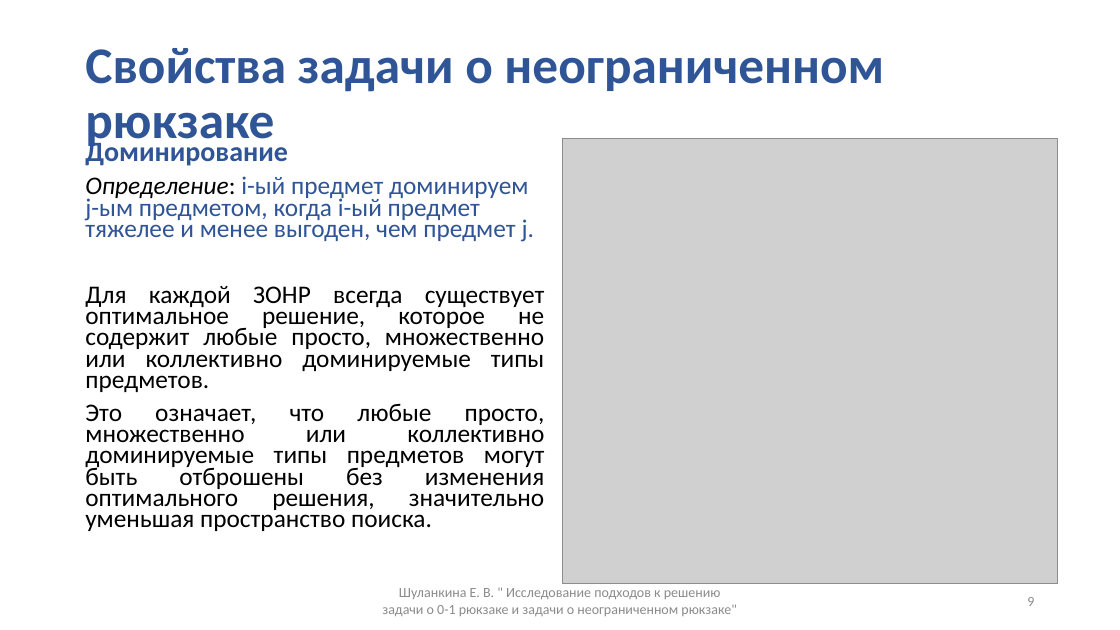
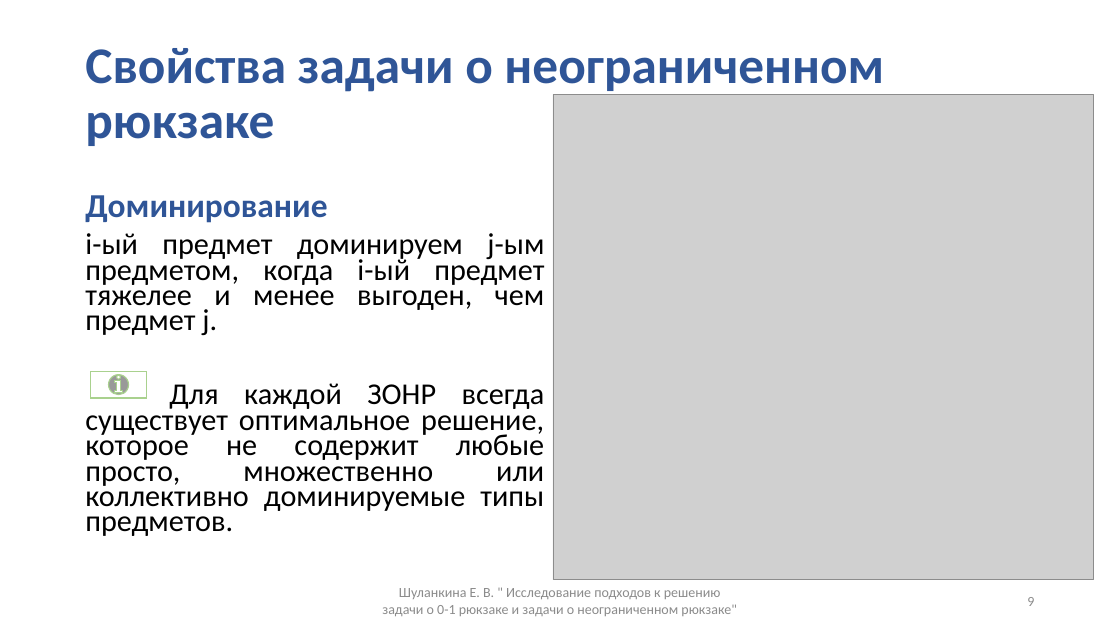
Before and after one commit to ElizJogar/Knapsack-Problems, a slide deck: slide 9 of docs/master_diploma.pptx. Drawn at 1120x630 pixels with LibreOffice and Linux fonts; fonts in the diff are those of the drawing; grey boxes stand for pictures. Boxes give left, top, right and bottom in pixels: in the first picture for what was removed or moved away, otherwise in the second. Text is boxed around its words. In the diff, an @@ line names an element or a change of style, - is before the commit and + after.

```diff
--- a/docs/master_diploma.pptx
+++ b/docs/master_diploma.pptx
@@ title "Свойства задачи о неограниченном рюкзаке" rewrapped from (85,48,884,151) to (85,48,884,146) @@
@@ picture: place and size @@
-picture at (563,139,1059,584)
+picture at (553,94,1094,580)
@@ text at (85,195,545,536): size 24 to 28.7 pt in "Доминирование"; size 21.7 to 25.9 pt in "Для каждой ЗОНР всегда существует оптимальное решение, ..." @@
@@ text at (85,233,544,335): text changed; size 21.7 to 25.9 pt; text colour #2F5597 to #000000 @@
-Определение: i-ый предмет доминируем j-ым предметом, когда i-ый предмет тяжелее и менее выгоден, чем предмет j.
+i-ый предмет доминируем j-ым предметом, когда i-ый предмет тяжелее и менее выгоден, чем предмет j.
@@ action button information added at (90,371,146,398), fill #FFFFFF, outline #A9D18E 1 pt @@
@@ text at (85,403,545,531): paragraph removed @@
-Это означает, что любые просто, множественно или коллективно доминируемые типы предметов могут быть отброшены без изменения оптимального решения, значительно уменьшая пространство поиска.
```
Also in this commit, not shown: 11 other slides changed, 1 other file.
